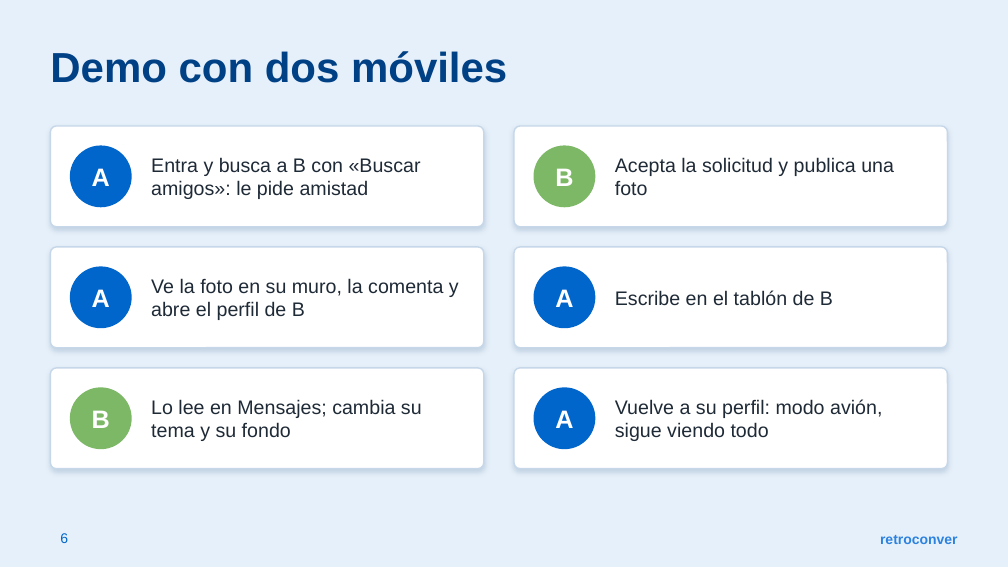
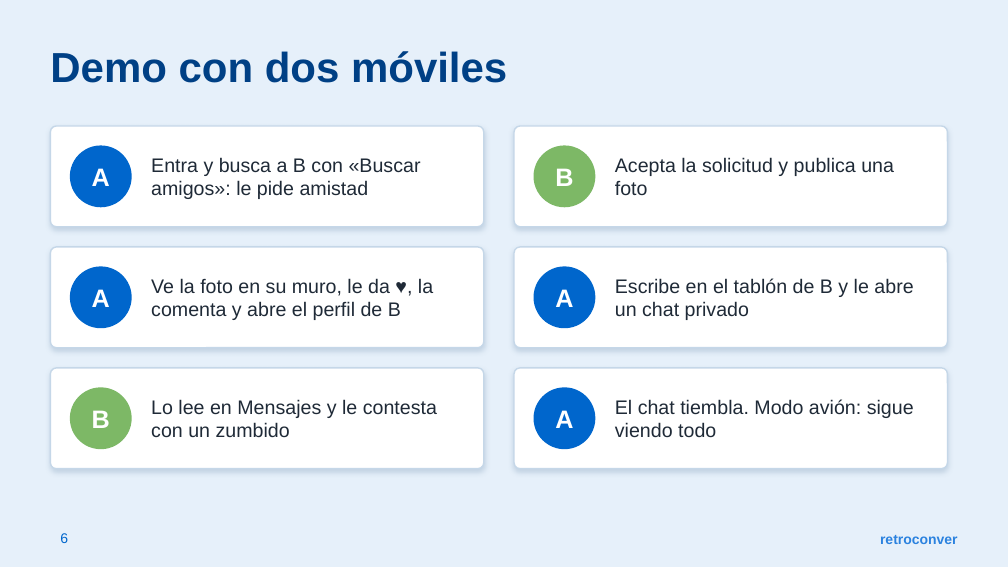
Before and after one commit to yeray06/Retroconver, a slide deck: slide 6 of docs/presentacion/Retroconver_Presentacion.pptx. Drawn at 1008x567 pixels with LibreOffice and Linux fonts; fonts in the diff are those of the drawing. Boxes give left, top, right and bottom in pixels: in the first picture for what was removed or moved away, otherwise in the second. Text is boxed around its words. In the diff, an @@ line names an element or a change of style, - is before the commit and + after.

```diff
--- a/docs/presentacion/Retroconver_Presentacion.pptx
+++ b/docs/presentacion/Retroconver_Presentacion.pptx
@@ text at <box>151,278,433,320</box>: text changed @@
-Ve la foto en su muro, la comenta y abre el perfil de B
+Ve la foto en su muro, le da ♥, la comenta y abre el perfil de B
@@ text at <box>615,278,913,320</box>: text changed @@
-Escribe en el tablón de B
+Escribe en el tablón de B y le abre un chat privado
@@ text at <box>151,399,437,438</box>: text changed @@
-Lo lee en Mensajes; cambia su tema y su fondo
+Lo lee en Mensajes y le contesta con un zumbido
@@ text at <box>615,399,914,438</box>: text changed @@
-Vuelve a su perfil: modo avión, sigue viendo todo
+El chat tiembla. Modo avión: sigue viendo todo
```
Also in this commit, not shown: 4 other slides changed, 5 other files.
